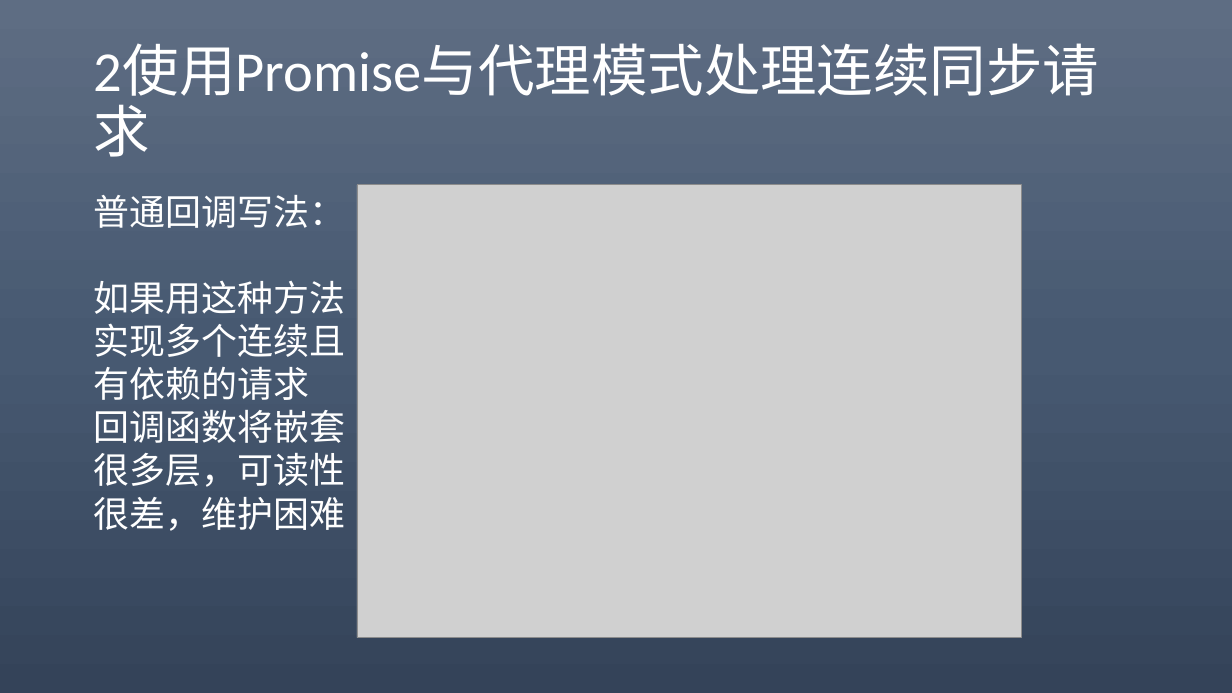
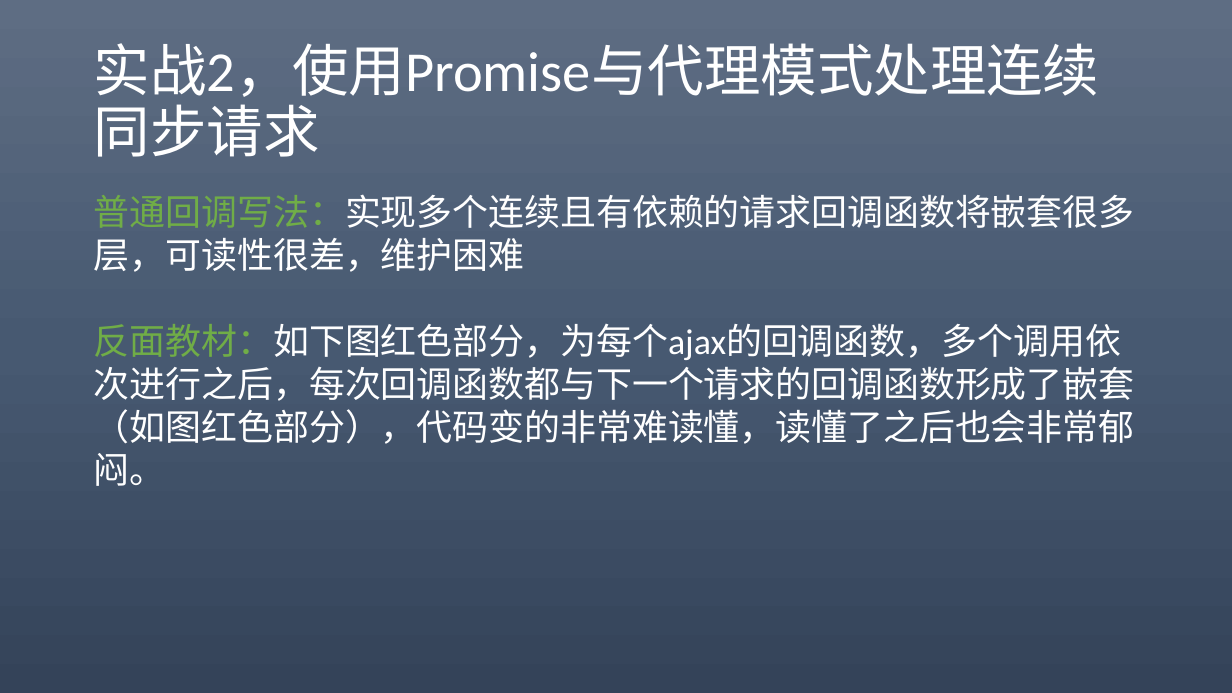
Before and after one commit to 369857519/AlgorithmPractise, a slide deck: slide 13 of eXT.pptx (slide 11 before the commit). Drawn at 1232x693 pixels with LibreOffice and Linux fonts; fonts in the diff are those of the drawing; grey boxes stand for pictures. Boxes give left, top, right and bottom in pixels: in the first picture for what was removed or moved away, otherwise in the second. Text is boxed around its words. In the diff, an @@ line names an element or a change of style, - is before the commit and + after.

```diff
--- a/eXT.pptx
+++ b/eXT.pptx
@@ title at bbox=[94, 43, 1099, 106]: text changed @@
-2使用Promise与代理模式处理连续同步请求
+实战2，使用Promise与代理模式处理连续同步请求
@@ text at bbox=[94, 194, 1135, 486]: text changed @@
-普通回调写法：
-如果用这种方法
-实现多个连续且
-有依赖的请求
-回调函数将嵌套
-很多层，可读性
-很差，维护困难
+普通回调写法：实现多个连续且有依赖的请求回调函数将嵌套很多层，可读性很差，维护困难
+反面教材：如下图红色部分，为每个ajax的回调函数，多个调用依次进行之后，每次回调函数都与下一个请求的回调函数形成了嵌套（如图红色部分），代码变的非常难读懂，读懂了之后也会非常郁闷。
@@ picture removed at bbox=[357, 185, 1021, 638] @@
```
Also in this commit, not shown: 6 other slides changed, 14 slides added, 11 slides removed, 10 other files.
